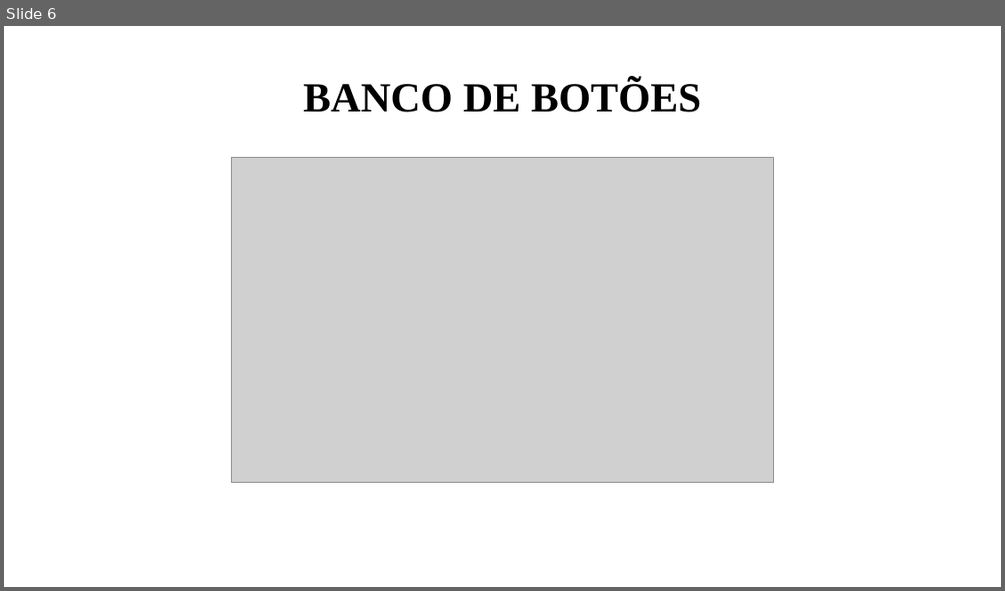
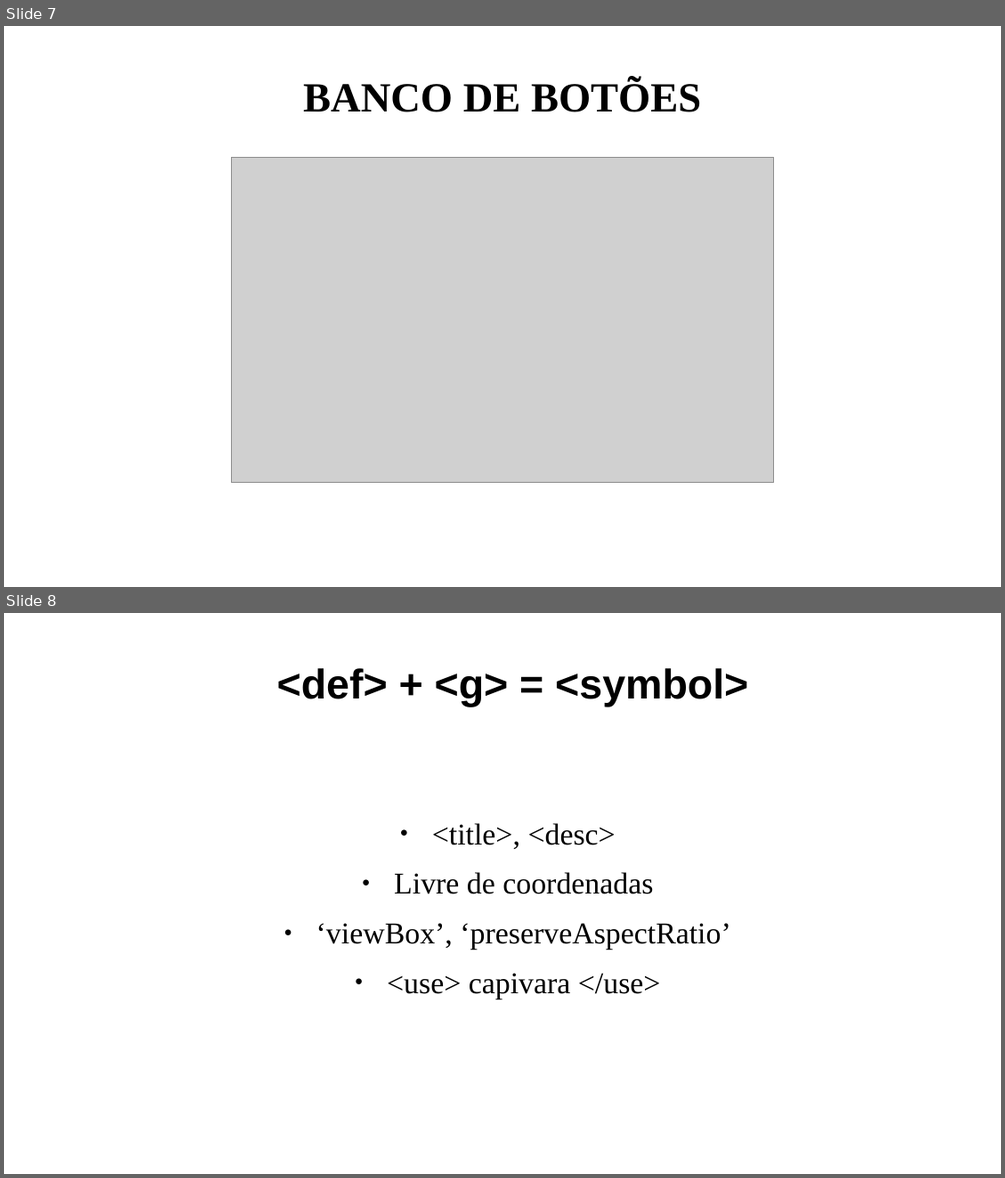
Before and after one commit to futxicaiadatec/futxicadinha01, a slide deck: quarta/slide.odp. Shown one above the other, each under a label of ours: slide 6 before the commit, slides 7 and 8 after it. The pictures are 1005x591 and 1005x1178 pixels, drawn with LibreOffice and Linux fonts; fonts in the diff are those of the drawing; grey boxes stand for pictures. Boxes give left, top, right and bottom in pixels: in the first picture for what was removed or moved away, otherwise in the second. Text is boxed around its words. In the diff, an @@ line names an element or a change of style, - is before the commit and + after.

```diff
--- a/quarta/slide.odp
+++ b/quarta/slide.odp
@@ slide 8 added at [4,613,1001,1174], background #FFFFFF @@
@@ title added at [277,668,748,706], 33 pt, text #000000, bold @@
+<def> + <g> = <symbol>
@@ text added at [316,823,730,998], 24 pt, text #000000 @@
+● <title>, <desc>
+● Livre de coordenadas
+● ‘viewBox’, ‘preserveAspectRatio’
+● <use> capivara </use>
@@ what was slide 6 is now slide 7 @@
```
Also in this commit, not shown: 3 other slides added, 15 other files.
